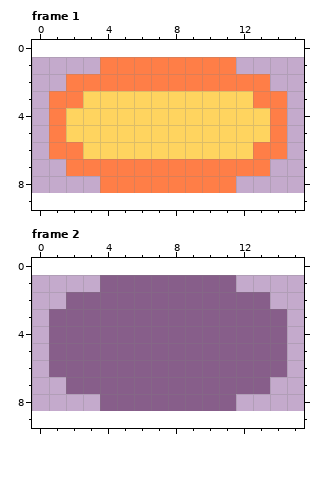
Two states of a pixel-art file, assets/images/projectiles/FIREBALL.ase. The picture above was drawn from the file before the commit.
16x8 pixels, 2 frames. Shown: frame 1, frame 2. The old version is drawn lined up with the new one, on the new canvas.
The same view after the edit:
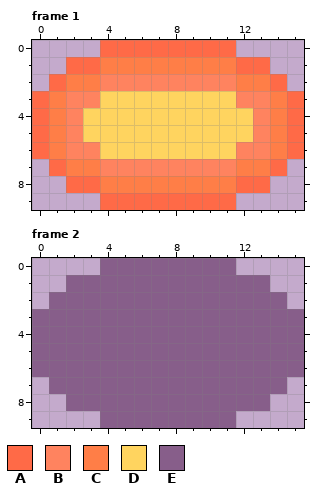
Palette (. is transparent): A #ff6a47  B #ff835f  C #ff7e47  D #ffd45f  E #875e8a
Author's note on the commit: Redesigned fireball again Signed-off-by: qkuldo <teoa52269@gmail.com>
Change:
canvas 16x8 -> 16x10, the old top-left corner now at 0,1
Frame 1:
The edit adds colour A in row 0 at x 4 to 11; in row 1 at x 2 to 3 and 12 to 13; in row 2 at x 1 and 14; in rows 3 to 6 at x 0 and 15; in row 7 at x 1 and 14; in row 8 at x 2 to 3 and 12 to 13.
The edit adds colour A in row 9 at x 4 to 11.
Colour C gives way to colour B in row 2 at x 4 to 11; in row 3 at x 2 and 13; in row 6 at x 2 and 13; in row 7 at x 4 to 11.
Colour D gives way to colour B in row 3 at x 3 and 12; in rows 4 to 5 at x 2 and 13; in row 6 at x 3 and 12.
Frame 2:
The edit adds colour E in row 0 at x 4 to 11; in row 1 at x 2 to 3 and 12 to 13; in row 2 at x 1 and 14; in rows 3 to 6 at x 0 and 15; in row 7 at x 1 and 14; in row 8 at x 2 to 3 and 12 to 13.
The edit adds colour E in row 9 at x 4 to 11.
Boxes around the changes in both pictures, in picture pixels (x1, y1, x2, y2):
changed: (32, 40, 304, 210)
added: (32, 258, 304, 428)
